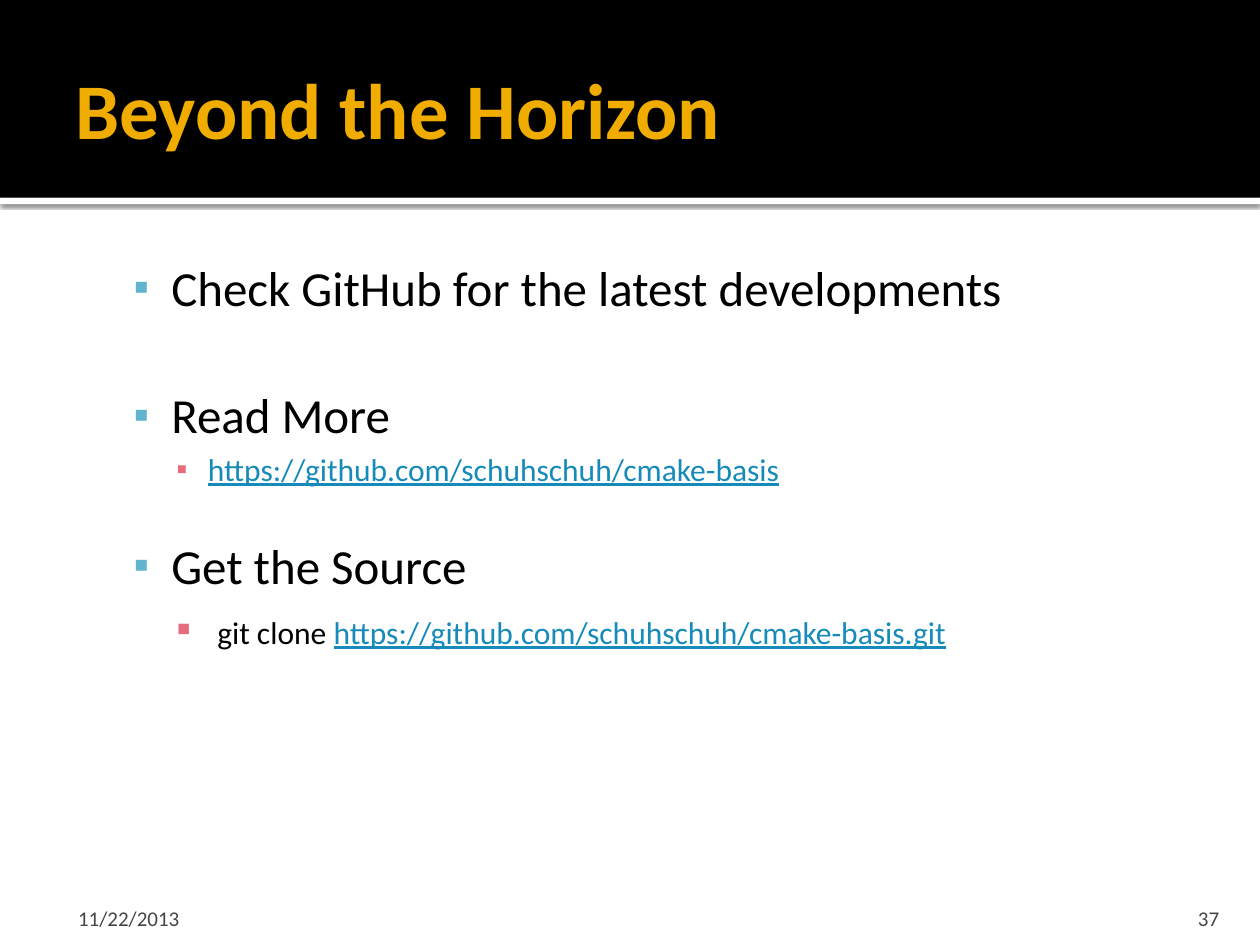
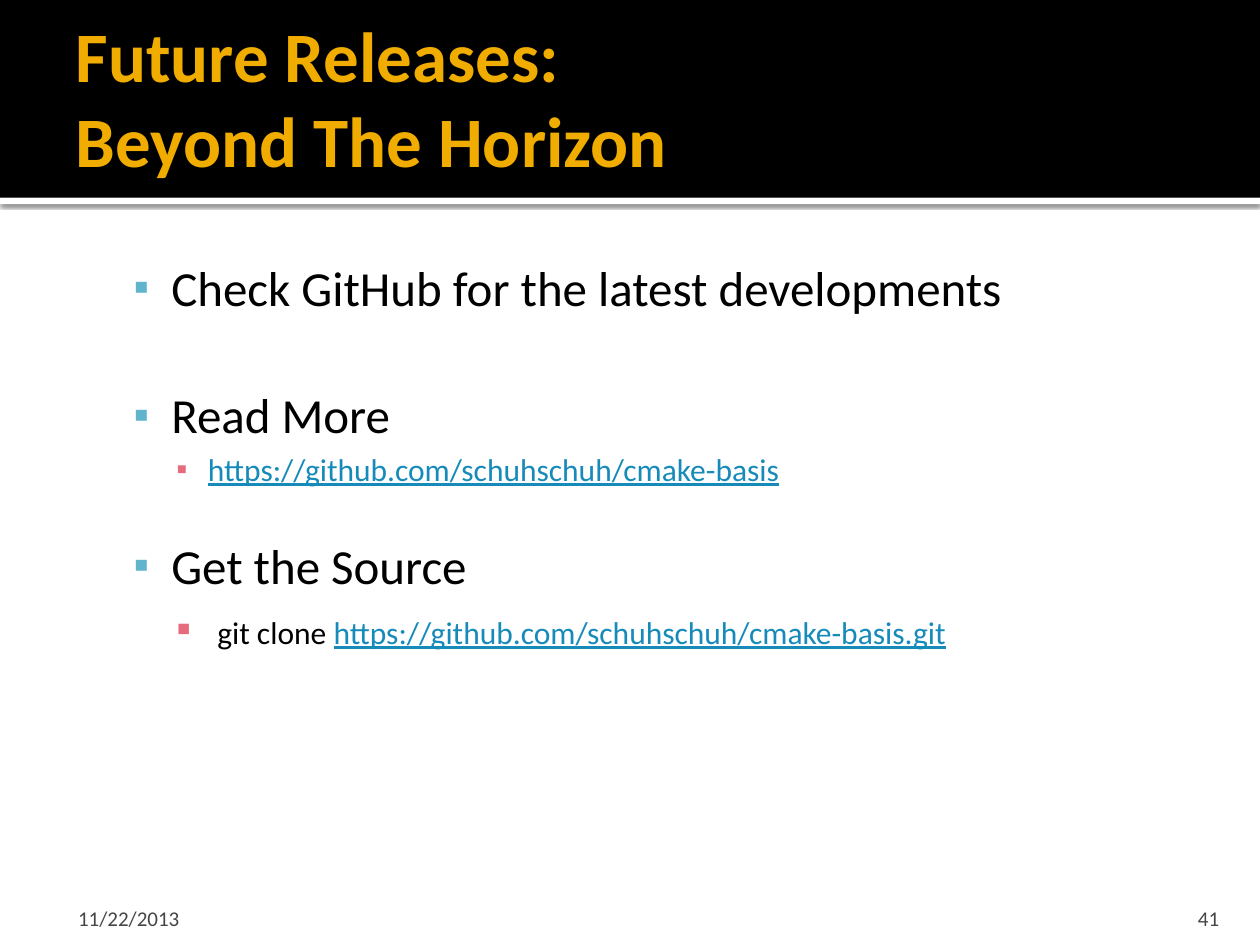
Before and after one commit to cmake-basis/legacy, a slide deck: slide 41 of doc/BASIS_Introduction.pptx (slide 37 before the commit). Drawn at 1260x945 pixels with LibreOffice and Linux fonts; fonts in the diff are those of the drawing. Boxes give left, top, right and bottom in pixels: in the first picture for what was removed or moved away, otherwise in the second. Text is boxed around its words. In the diff, an @@ line names an element or a change of style, - is before the commit and + after.

Commit message:
Issue #237, major update to BASIS_Introduction.pptx, improving wording and updating reference plus version information to new git location.

```diff
--- a/doc/BASIS_Introduction.pptx
+++ b/doc/BASIS_Introduction.pptx
@@ title at <box>76,32,666,178</box>: text changed; size 45 to 40.5 pt @@
-Beyond the Horizon
+Future Releases:
+Beyond The Horizon
@@ page number at <box>1198,912,1219,926</box>: text changed @@
-37
+41
```
Also in this commit, not shown: 10 other slides changed, 4 slides added.
